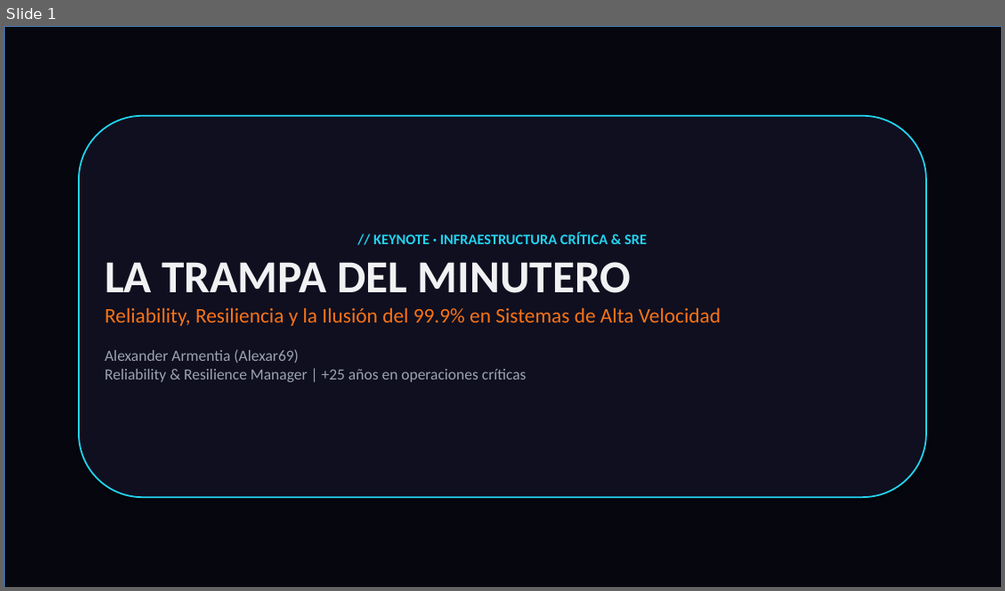
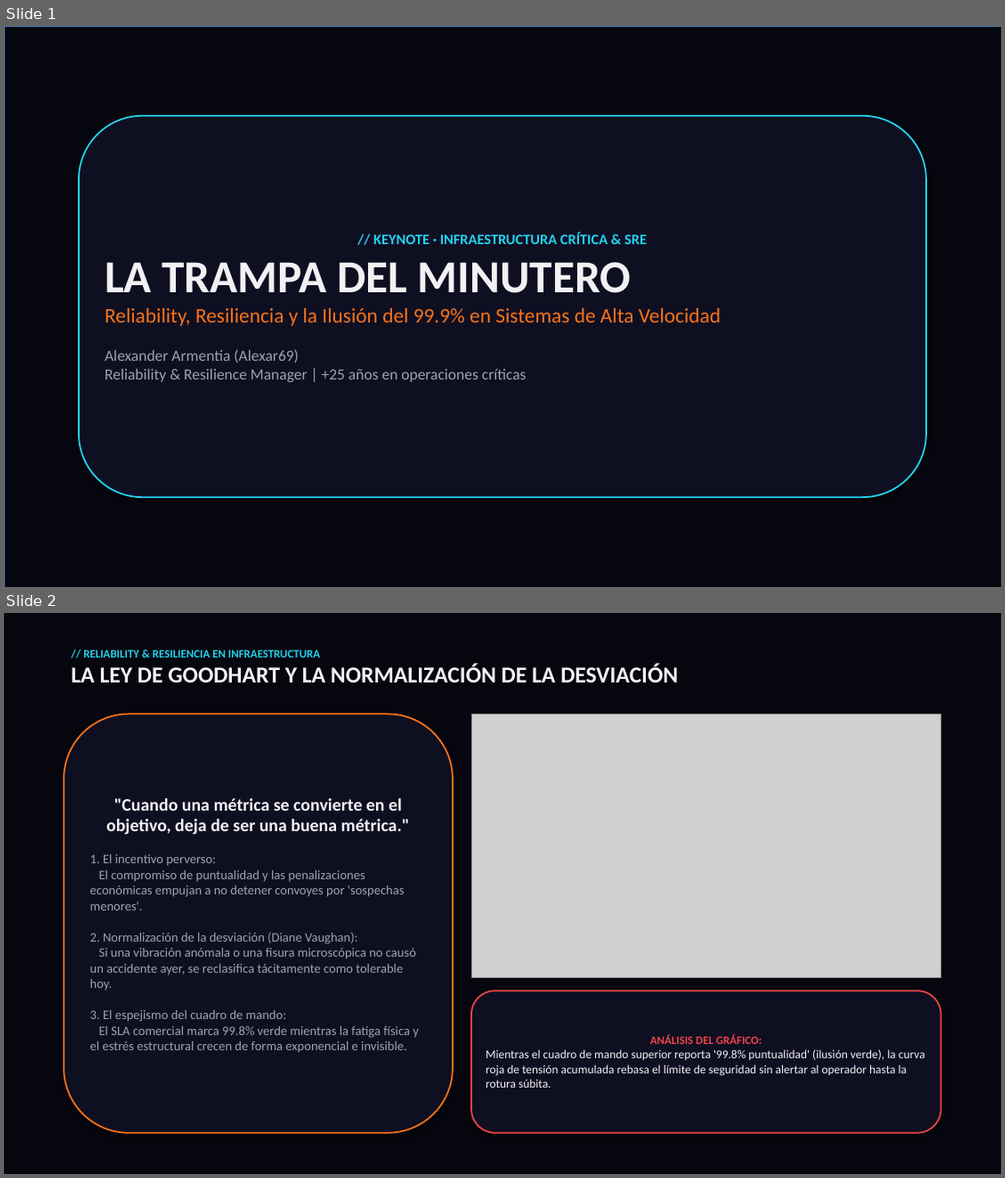
Before and after one commit to alexar69-pixel/alexar69-pixel.github.io, a slide deck: presentacion-reliability-resiliencia-adamuz-urda.pptx. Shown one above the other, each under a label of ours: slide 1 before the commit, slides 1 and 2 after it. The pictures are 1005x591 and 1005x1178 pixels, drawn with LibreOffice and Linux fonts; fonts in the diff are those of the drawing; grey boxes stand for pictures; background and template pictures are left out. Boxes give left, top, right and bottom in pixels: in the first picture for what was removed or moved away, otherwise in the second. Text is boxed around its words. In the diff, an @@ line names an element or a change of style, - is before the commit and + after.

```diff
--- a/presentacion-reliability-resiliencia-adamuz-urda.pptx
+++ b/presentacion-reliability-resiliencia-adamuz-urda.pptx
@@ slide 2 added at [4, 613, 1001, 1174], background #FFFFFF @@
@@ rectangle added at [4, 613, 1001, 1174], fill #06060F @@
@@ text added at [71, 649, 678, 682], 22 pt, text #F1F1F3, bold @@
+// RELIABILITY & RESILIENCIA EN INFRAESTRUCTURA
+LA LEY DE GOODHART Y LA NORMALIZACIÓN DE LA DESVIACIÓN
@@ rounded rectangle added at [64, 714, 453, 1133], fill #0F0F22, outline #F97316 1.5 pt, 12.5 pt, text #9CA3AF @@
+"Cuando una métrica se convierte en el objetivo, deja de ser una buena métrica."
+1. El incentivo perverso:
+El compromiso de puntualidad y las penalizaciones económicas empujan a no detener convoyes por 'sospechas menores'.
+2. Normalización de la desviación (Diane Vaughan):
+Si una vibración anómala o una fisura microscópica no causó un accidente ayer, se reclasifica tácitamente como tolerable hoy.
+3. El espejismo del cuadro de mando:
+El SLA comercial marca 99.8% verde mientras la fatiga física y el estrés estructural crecen de forma exponencial e invisible.
@@ picture added at [471, 714, 941, 978] @@
@@ rounded rectangle added at [471, 990, 941, 1133], fill #0F0F22, outline #EF4444 1.5 pt, 11.5 pt, text #F1F1F3 @@
+ANÁLISIS DEL GRÁFICO:
+Mientras el cuadro de mando superior reporta '99.8% puntualidad' (ilusión verde), la curva roja de tensión acumulada rebasa el límite de seguridad sin alertar al operador hasta la rotura súbita.
```
Also in this commit, not shown: 1 other slide changed, 6 other slides added, 6 slides removed, 12 other files.
